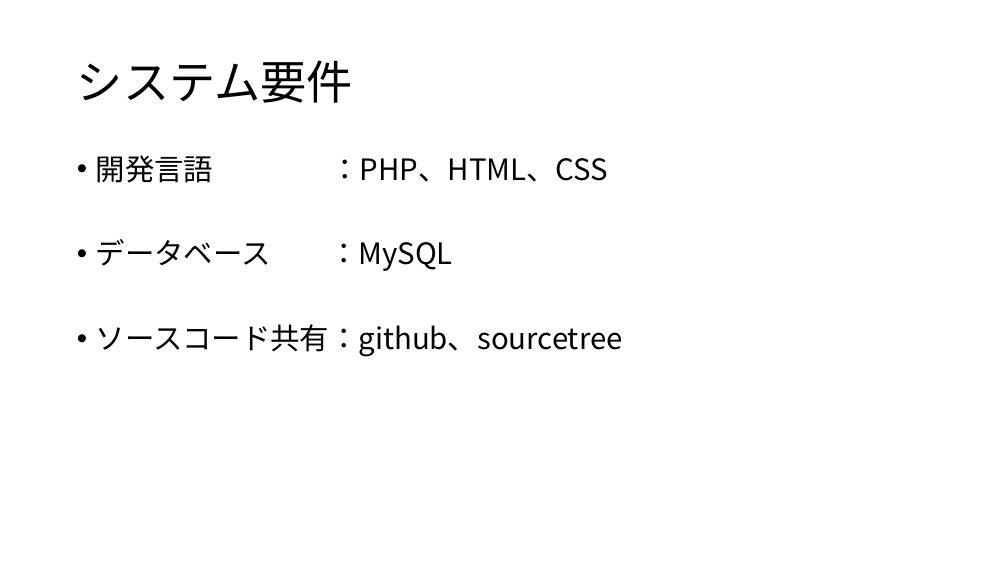
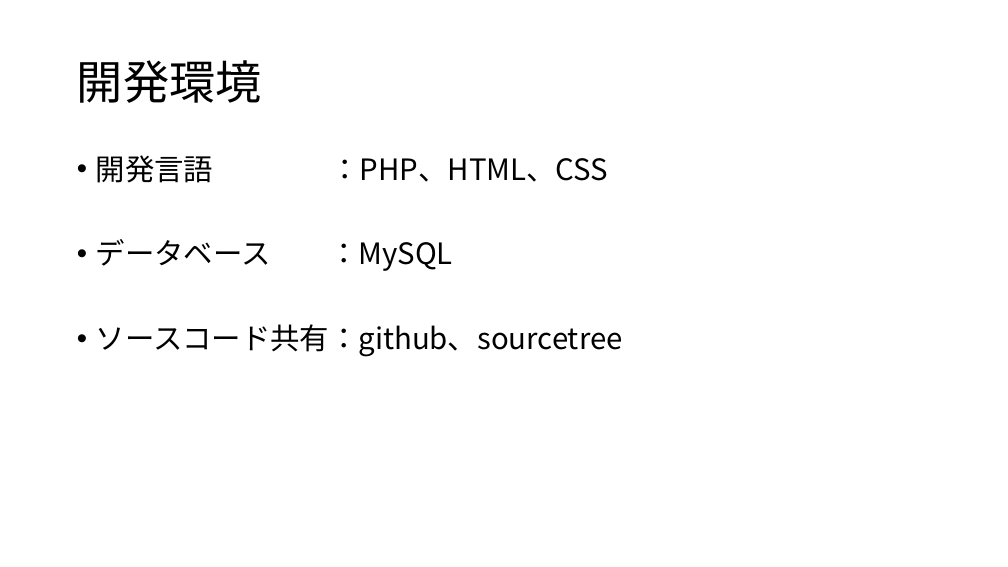
Before and after one commit to ivy239007/UG, a slide deck: slide 4 of プレゼン資料/Webアプリ開発発表資料.pptx (slide 3 before the commit). Drawn at 1008x567 pixels with LibreOffice and Linux fonts; fonts in the diff are those of the drawing. Boxes give left, top, right and bottom in pixels: in the first picture for what was removed or moved away, otherwise in the second. Text is boxed around its words. In the diff, an @@ line names an element or a change of style, - is before the commit and + after.

```diff
--- a/プレゼン資料/Webアプリ開発発表資料.pptx
+++ b/プレゼン資料/Webアプリ開発発表資料.pptx
@@ title at [77,60,262,103]: text changed @@
-システム要件
+開発環境
```
Also in this commit, not shown: 4 other slides changed, 2 slides added, 2 slides removed, 1 other file.
